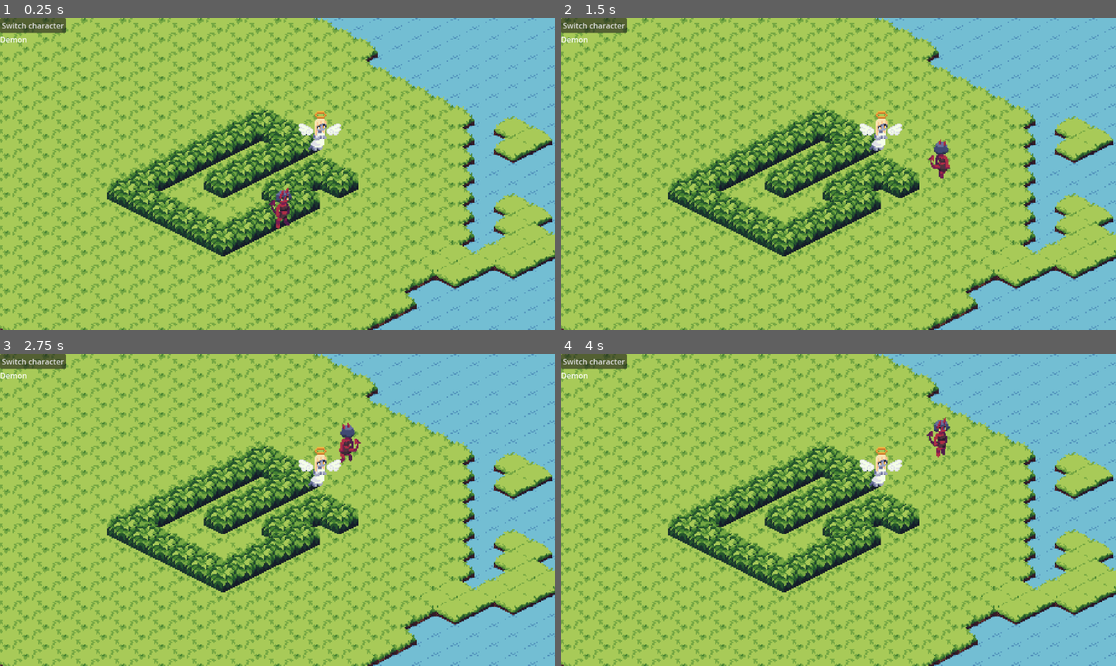
Above: before the commit, frames 1-4 (two rows, left to right).
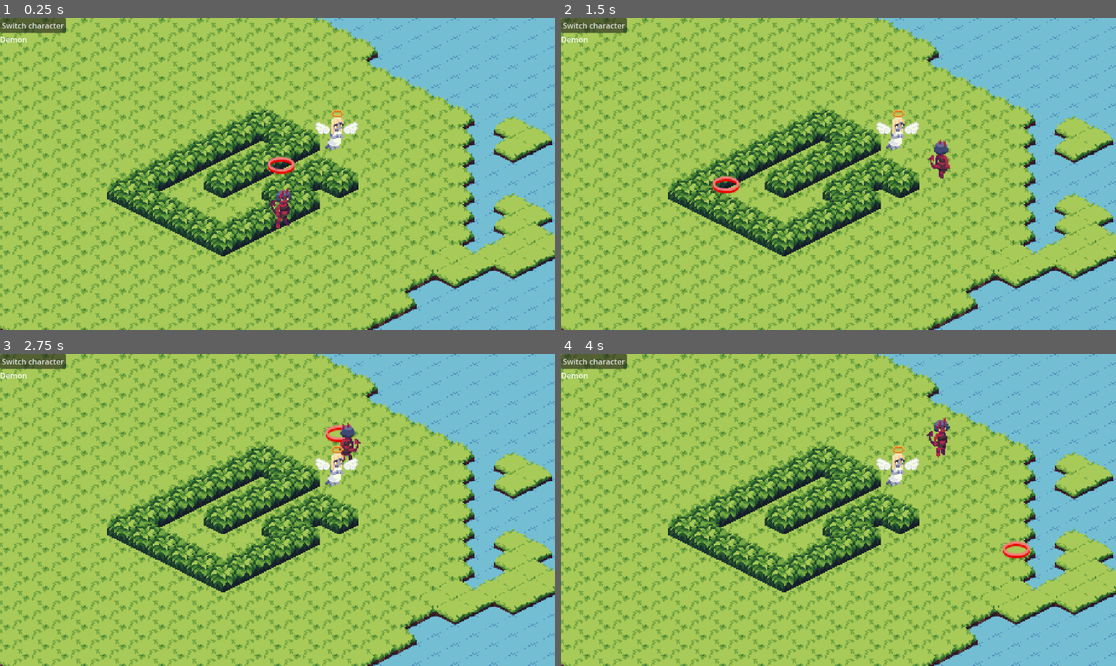
Above: after the commit, the same moments.

Repository: amdevcic/mashup-jam
Game: Godot game, scene res://Scenes/game.tscn
Two runs of this game, one before a commit and one after it. Both use one fixed random seed, a clock stepped at 60 frames per second and the inputs below.
Inputs (mouse positions are in pixels of both pictures, inside the frame that each line leads up to):
- Up to frame 1 (0.25 s): no input
- Up to frame 2 (1.5 s): move the mouse to (960, 158) at 0.52 s; click (960, 158) at 0.67 s; move the mouse to (727, 189) at 1.27 s; click (727, 189) at 1.42 s
- Up to frame 3 (2.75 s): move the mouse to (333, 441) at 2.02 s; click (333, 441) at 2.17 s
- Up to frame 4 (4 s): move the mouse to (810, 572) at 2.77 s; click (810, 572) at 2.92 s; move the mouse to (1005, 556) at 3.52 s; click (1005, 556) at 3.67 s

The runs differ from the first frame. In frame 1, 0.9% of the frame differs, in the area x 48-65%, y 29-51%; in frame 2, 0.8%; in frame 3, 0.8%; in frame 4, 0.9%.

Commit message:
add highlight on grid to mouse pos

Diff:
--- a/Scenes/level.tscn
+++ b/Scenes/level.tscn
@@ -1,7 +1,9 @@
-[gd_scene load_steps=11 format=4 uid="uid://gfnfsa1h6dja"]
+[gd_scene load_steps=13 format=4 uid="uid://gfnfsa1h6dja"]
 
 [ext_resource type="Script" path="res://Scripts/level.gd" id="1_4r0ra"]
 [ext_resource type="Texture2D" uid="uid://4gxdewt0me87" path="res://Assets/Sprites/spritesheet.png" id="1_lo4vh"]
+[ext_resource type="Texture2D" uid="uid://c36mj72tx3qev" path="res://Assets/Sprites/hoverhighlight.png" id="3_oggv0"]
+[ext_resource type="Script" path="res://Scripts/hoverHighlight.gd" id="4_fxgd7"]
 
 [sub_resource type="NavigationPolygon" id="NavigationPolygon_xlfjv"]
 vertices = PackedVector2Array(16, 0, 0, 8, -16, 0, 0, -8)
@@ -210,3 +212,9 @@
 y_sort_enabled = true
 tile_map_data = PackedByteArray("AAAHABwAAQAIAAIAAAAGABwAAQAIAAIAAAAFABwAAQAIAAIAAAAEABwAAQAIAAIAAAADABwAAQAIAAIAAAACAB …(352 unchanged characters)…
 tile_set = SubResource("TileSet_735xy")
+
+[node name="Highlights" type="TileMapLayer" parent="."]
+
+[node name="Sprite2D" type="Sprite2D" parent="."]
+texture = ExtResource("3_oggv0")
+script = ExtResource("4_fxgd7")
--- /dev/null
+++ b/Scripts/hoverHighlight.gd
@@ -0,0 +1,21 @@
+extends Sprite2D
+
+@onready var ground: TileMapLayer = $"../Ground"
+
+var mousePosOnGrid
+var usedRect
+
+# Called when the node enters the scene tree for the first time.
+func _ready() -> void:
+	usedRect = ground.get_used_rect()
+	pass # Replace with function body.
+
+
+# Called every frame. 'delta' is the elapsed time since the previous frame.
+func _physics_process(delta: float) -> void:
+	mousePosOnGrid = ground.local_to_map(ground.to_local(get_global_mouse_position()))
+	if usedRect.has_point(mousePosOnGrid):
+		visible = true
+		position = ground.map_to_local(mousePosOnGrid) - Vector2(0, 10)
+	else:
+		visible = false
--- a/Scripts/level.gd
+++ b/Scripts/level.gd
@@ -1,14 +1,15 @@
 extends Node2D
 class_name Level
 
-@export var activeCharacter: Node2D
+var activeCharacter: Player
+
+@export var angelPosition: Vector2i
+@export var demonPosition: Vector2i
+
 @onready var astarGrid = AStarGrid2D.new()
 @onready var ground: TileMapLayer = $"Ground"
 
 func _ready() -> void:
-	#snap player to tile
-	activeCharacter.global_position = ground.map_to_local(ground.local_to_map(activeCharacter.global_position))
-
 	#astar init
 	var used_rect := ground.get_used_rect()
 	astarGrid.region = used_rect
@@ -25,15 +26,19 @@
 	for x in range(astarGrid.region.position[0], astarGrid.region.end[0]): #iterate through each tile of ground
 		for y in range(astarGrid.region.position[1], astarGrid.region.end[1]):
 			for layer in layers:
-				tileData = layer.get_cell_tile_data(Vector2i(x, y))
+				if layer is TileMapLayer:
+					tileData = layer.get_cell_tile_data(Vector2i(x, y))
 
-				if tileData != null:
-					if tileData.get_navigation_polygon(0) == null:
-						astarGrid.set_point_solid(Vector2i(x, y))
+					if tileData != null:
+						if tileData.get_navigation_polygon(0) == null:
+							astarGrid.set_point_solid(Vector2i(x, y))
 
 	astarGrid.update()
 
-
+func initLevel(demon: Player, angel: Player):
+	activeCharacter = demon
+	angel.global_position = ground.map_to_local(angelPosition)
+	demon.global_position = ground.map_to_local(demonPosition)
 
 func _input(event):
 	if event is InputEventMouseButton and event.pressed:
@@ -49,6 +54,8 @@
 		if !activeCharacter.isWalking and movementPath.size() > 1:
 			activeCharacter.move(movementPath)
 
+func snapActiveCharacterToGrid():
+	activeCharacter.global_position = ground.map_to_local(ground.local_to_map(activeCharacter.global_position))
 
 func generatePath(startPos: Vector2i, endPos: Vector2i): #generate path with astar
 	return astarGrid.get_id_path(
Binary file added: Assets/Sprites/hoverhighlight.png
Not shown, added: Assets/Sprites/hoverhighlight.png.import
